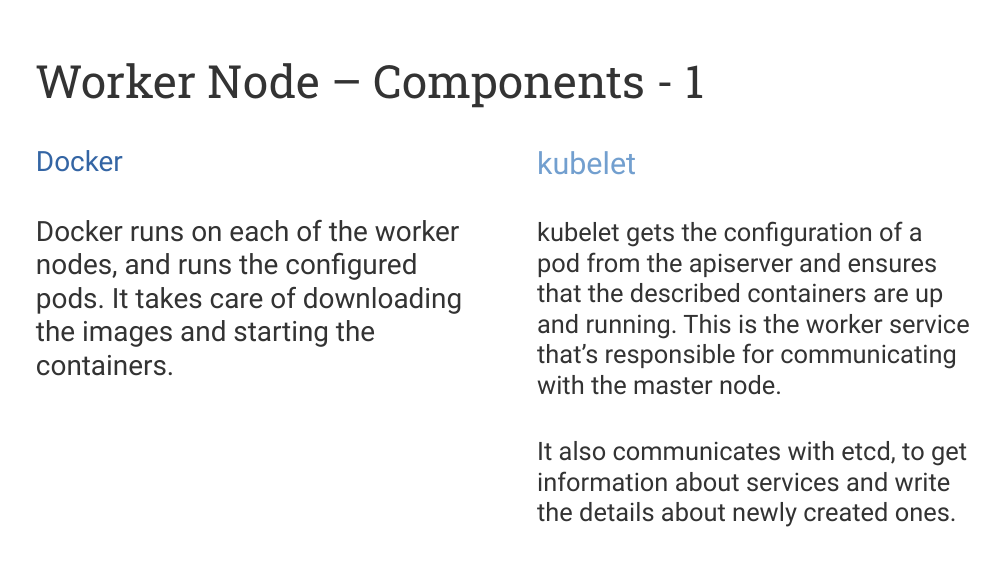
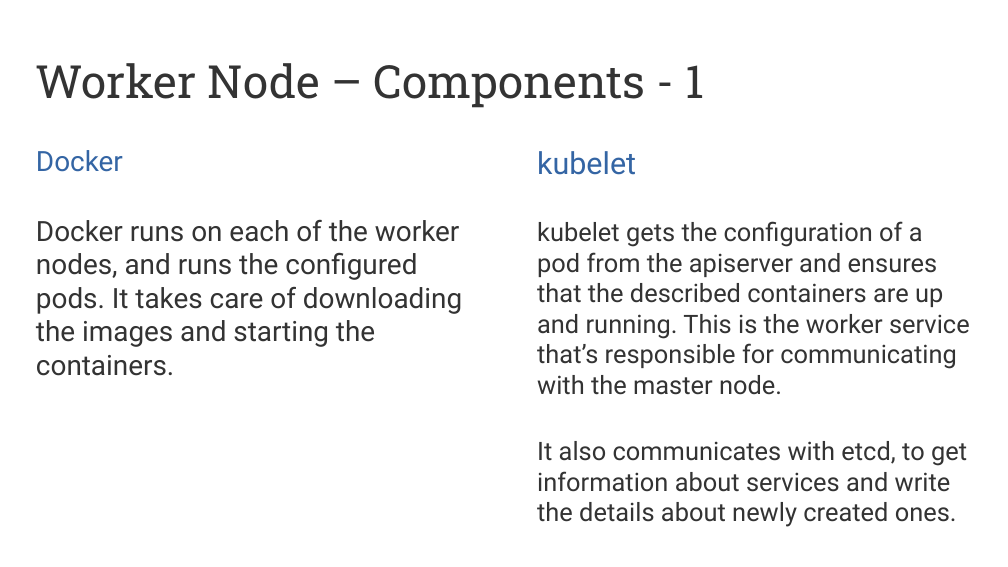
Before and after one commit to puzzle/kubernetes-techlab, a slide deck: slide 33 of presentation/introduction.odp (slide 32 before the commit). Drawn at 1008x567 pixels with LibreOffice and Linux fonts; fonts in the diff are those of the drawing. Boxes give left, top, right and bottom in pixels: in the first picture for what was removed or moved away, otherwise in the second. Text is boxed around its words. In the diff, an @@ line names an element or a change of style, - is before the commit and + after.

```diff
--- a/presentation/introduction.odp
+++ b/presentation/introduction.odp
@@ text at (537,151,636,175): text colour #729FCF to #3465A4 in "kubelet" @@
```
Also in this commit, not shown: 6 other slides changed, 3 slides added, 2 slides removed, 2 other files.
